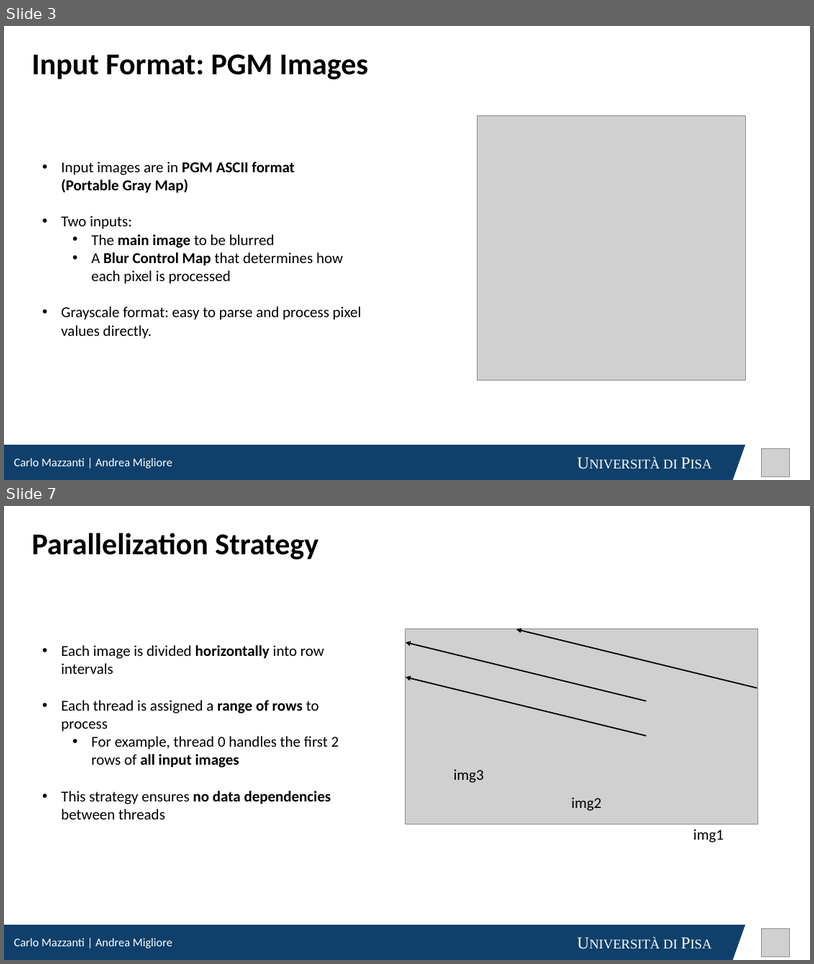
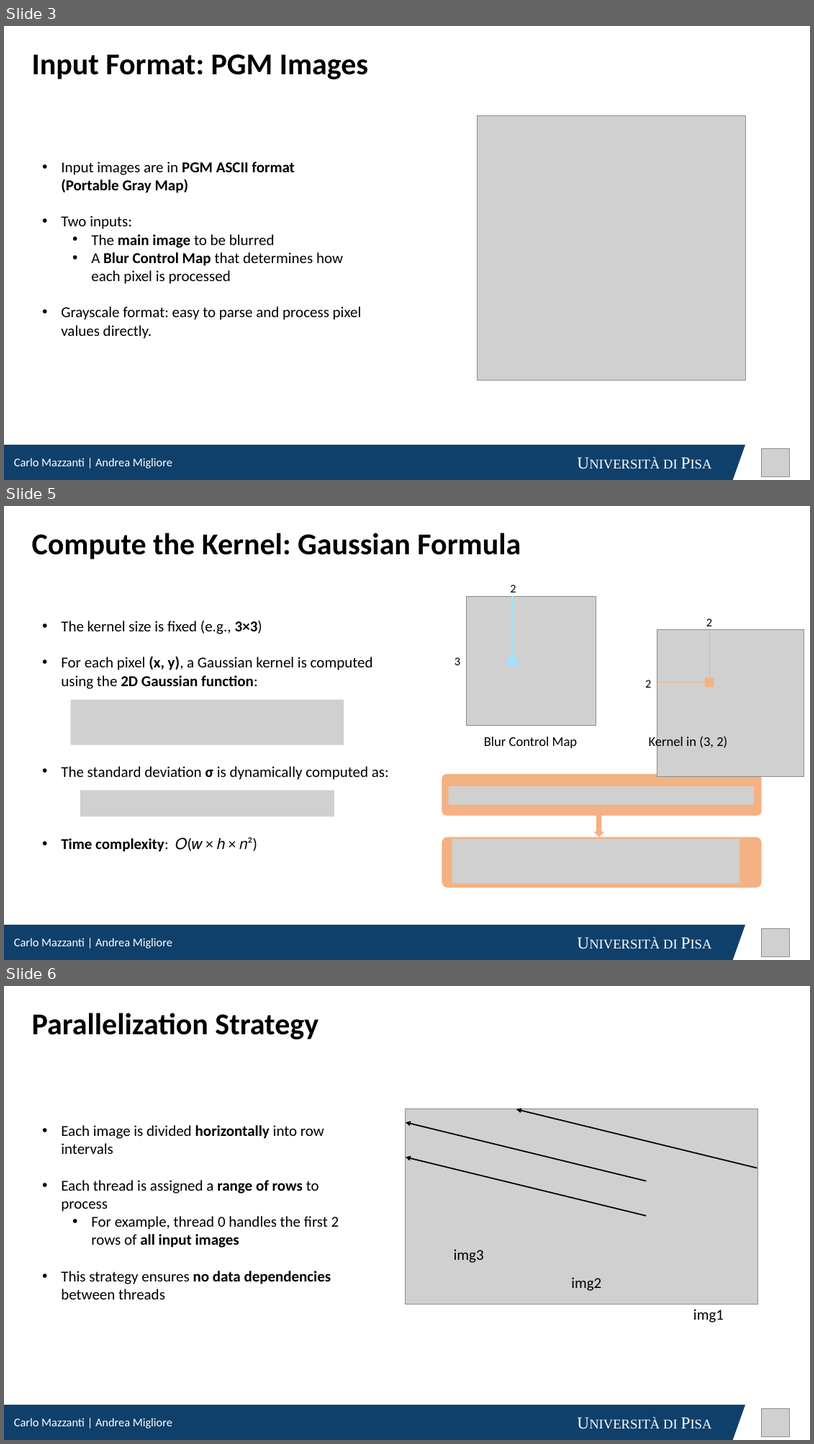
Before and after one commit to cmsilen/BidimensionalConvolution, a slide deck: BidimensionalConvolution_NEW.pptx. Shown one above the other, each under a label of ours: slides 3 and 7 before the commit, slides 3, 5 and 6 after it; the slides between them are not shown. The pictures are 814x964 and 814x1444 pixels, drawn with LibreOffice and Linux fonts; fonts in the diff are those of the drawing; grey boxes stand for pictures; background and template pictures are left out. Boxes give left, top, right and bottom in pixels: in the first picture for what was removed or moved away, otherwise in the second. Text is boxed around its words. In the diff, an @@ line names an element or a change of style, - is before the commit and + after.

```diff
--- a/BidimensionalConvolution_NEW.pptx
+++ b/BidimensionalConvolution_NEW.pptx
@@ slide 5 added at (4, 506, 810, 960), background #FFFFFF @@
@@ text added at (32, 533, 521, 559), 36 pt, text #000000, bold @@
+Compute the Kernel: Gaussian Formula
@@ text added at (510, 584, 516, 592), 14 pt, text #000000 @@
+2
@@ picture added at (467, 596, 597, 726) @@
@@ line added from (513, 596) to (513, 656), #9DE4FF 1 pt @@
@@ text added at (61, 620, 389, 852), 18 pt, text #000000 @@
+• The kernel size is fixed (e.g., 3×3)
+• For each pixel (x, y), a Gaussian kernel is computed using the 2D Gaussian function:
+• The standard deviation σ is dynamically computed as:
+• Time complexity: 𝑂(𝑤 × ℎ × 𝑛²)
@@ picture added at (657, 630, 804, 777) @@
@@ text added at (707, 618, 712, 630), 14 pt, text #000000 @@
+2
@@ line added from (710, 678) to (710, 630), #F4B183 1 pt @@
@@ rectangle added at (509, 656, 517, 666), fill #9DE4FF @@
@@ text added at (455, 657, 460, 665), 14 pt, text #000000 @@
+3
@@ line added from (513, 662) to (467, 662), #9DE4FF 1 pt @@
@@ rectangle added at (705, 678, 714, 687), fill #F4B183 @@
@@ picture added at (70, 700, 344, 745) @@
@@ text added at (646, 680, 651, 687), 14 pt, text #000000 @@
+2
@@ line added from (658, 682) to (710, 682), #F4B183 1 pt @@
@@ text added at (484, 736, 578, 748), 16 pt, text #000000 @@
+Blur Control Map
@@ text added at (649, 735, 728, 750), 16 pt, text #000000 @@
+Kernel in (3, 2)
@@ rounded rectangle added at (442, 774, 762, 816), fill #F4B183 @@
@@ picture added at (449, 786, 754, 804) @@
@@ picture added at (80, 790, 334, 816) @@
@@ down arrow added at (594, 814, 604, 837), fill #F4B183 @@
@@ rounded rectangle added at (442, 837, 762, 888), fill #F4B183 @@
@@ picture added at (453, 839, 741, 883) @@
@@ rectangle added at (4, 924, 718, 960), fill #0F406B, 20 pt, text #FFFFFF, small capitals @@
+Università di Pisa
@@ text added at (14, 937, 172, 948), 14 pt, text #FFFFFF @@
+Carlo Mazzanti | Andrea Migliore
@@ freeform shape added at (701, 924, 746, 960), fill #0F406B @@
@@ picture added at (762, 928, 790, 956) @@
@@ what was slide 7 is now slide 6 @@
```
Also in this commit, not shown: 2 slides changed, 1 other slide added, 1 slide removed.
